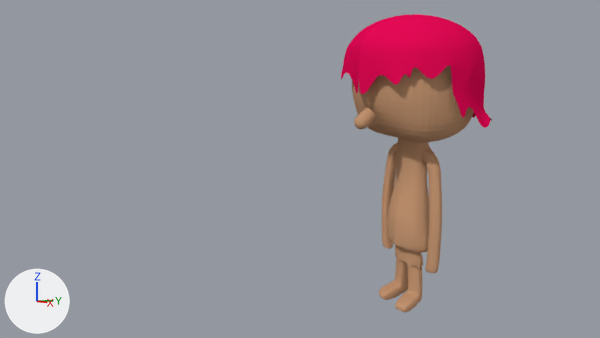
Before and after pictures for a commit that changed the Blender file Projects/young_boy.blend.
Rendered twice from the file's camera 'Camera'. Every picture has the same lights, and +X, +Y and +Z are marked at lower left.

Objects in the first picture: 'Cheveux', 'Corps'.
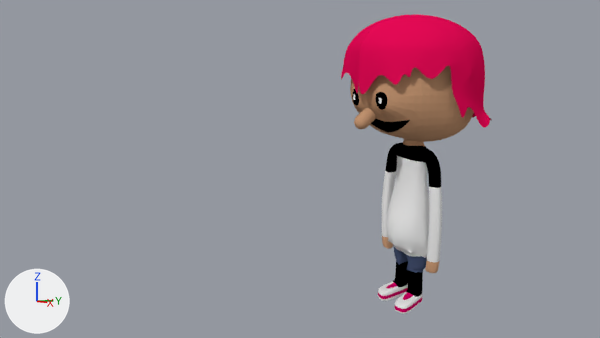
Pixel boxes [x1, y1, x2, y2] of what changed, in the pictures (600 x 338 px; the box of a moved part takes in the faces that stretch with it):
'Corps', reshaped: before [352, 66, 474, 312]; after [350, 66, 474, 314]
part 1 of me_sphere, moved or reshaped: before [387, 212, 428, 280]; after [378, 197, 428, 314]
part 2 of me_sphere, moved or reshaped: before [352, 81, 463, 157]; after [350, 81, 463, 157]
part 3 of me_sphere, recoloured (brown to black): [385, 145, 441, 297] in both
part 4 of me_sphere, recoloured (brown to white): [382, 156, 442, 262] in both
part 5 of me_sphere, recoloured: before [396, 256, 419, 272]; after [396, 259, 418, 273]

What the commit changed:
Material 'Material.001' (mat_material_001) is new.
Its base color is (0.0, 0.0, 0.0) (black #000000).
Material 'Material.005' (mat_material_005) is new.
Its base color is (0.0574, 0.0791, 0.157) (dark blue #444f6e).
Material 'Material.002' (mat_material_002) is new.
Its base color is (0.8, 0.8, 0.8) (white #e7e7e7).
Material 'Material.004' (mat_material_004) is new.
Its base color is (0.662, 0.0, 0.123) (pink #d50062).
me_sphere is used by ob_corps; location (0.0, -0.03, 6.73); scale (1.58, 1.58, 1.58).
me_sphere had 250 vertices, 218 faces, 4 loose edges and spanned x 0.0..0.98, y -1.0..1.0, z -3.47..0.96.
me_sphere now has 270 vertices, 248 faces, 2 loose edges and spans x 0.0..0.98, y -1.0..1.0, z -3.47..0.96.
me_sphere part 1: 9 vertices moved from x 0.09..0.33, y -0.09..0.01, z -2.87..-2.56 to x 0.09..0.34, y -0.09..0.22, z -2.88..-2.56; 30 vertices removed from x 0.0..0.29, y -0.29..0.22, z -2.87..-2.4; 42 vertices added at x 0.0..0.34, y -0.4..0.27, z -3.42..-2.07.
me_sphere part 2: 12 vertices moved from x 0.1..0.69, y -0.51..0.18, z -0.99..-0.8 to x 0.03..0.65, y -0.4..0.18, z -0.99..-0.8; 1 vertex removed from x 0.0, y -0.92, z -0.38; 9 vertices added at x 0.0..0.32, y -0.94..-0.7, z -0.63..-0.09.
me_sphere part 3: 59 faces spanning x 0.0..0.54, y -0.12..0.2, z -3.29..-0.96 switch from mat_material_003 (brown #c79874) to mat_material_001 (black #000000).
me_sphere part 4: 45 faces spanning x 0.0..0.62, y -0.4..0.35, z -3.47..-1.14 switch from mat_material_003 (brown #c79874) to mat_material_002 (white #e7e7e7).
me_sphere part 5: 3 faces spanning x 0.08..0.24, y -0.09..0.01, z -2.88..-2.87 switch from mat_material_003 (brown #c79874) to mat_material_005 (dark blue #444f6e).
me_sphere now uses material mat_material_004 (pink #d50062).
